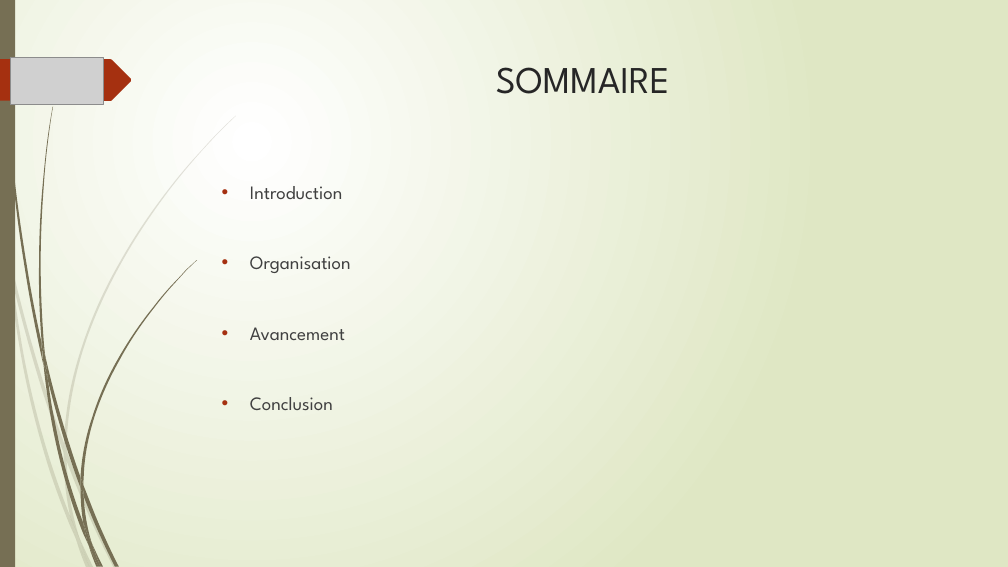
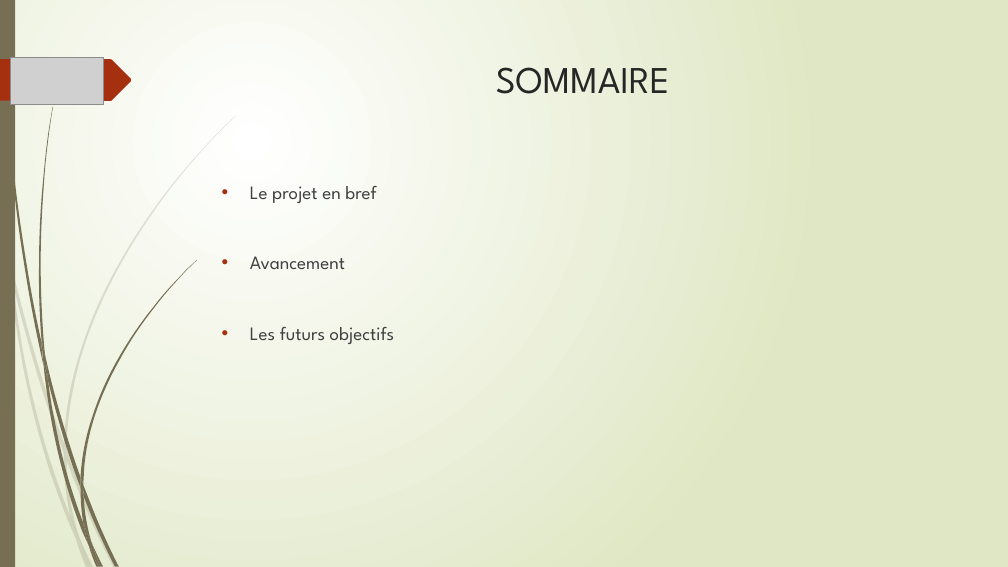
Before and after one commit to RayZiaX/Projet_UF_Doc, a slide deck: slide 2 of Présentation_intermediaire.pptx. Drawn at 1008x567 pixels with LibreOffice and Linux fonts; fonts in the diff are those of the drawing; grey boxes stand for pictures. Boxes give left, top, right and bottom in pixels: in the first picture for what was removed or moved away, otherwise in the second. Text is boxed around its words. In the diff, an @@ line names an element or a change of style, - is before the commit and + after.

```diff
--- a/Présentation_intermediaire.pptx
+++ b/Présentation_intermediaire.pptx
@@ text at [250, 186, 376, 203]: text changed @@
-• Introduction
-• Organisation
+• Le projet en bref
@@ text at [250, 327, 394, 344]: text changed @@
-• Conclusion
+• Les futurs objectifs
```
Also in this commit, not shown: 3 slides added, 8 slides removed.
